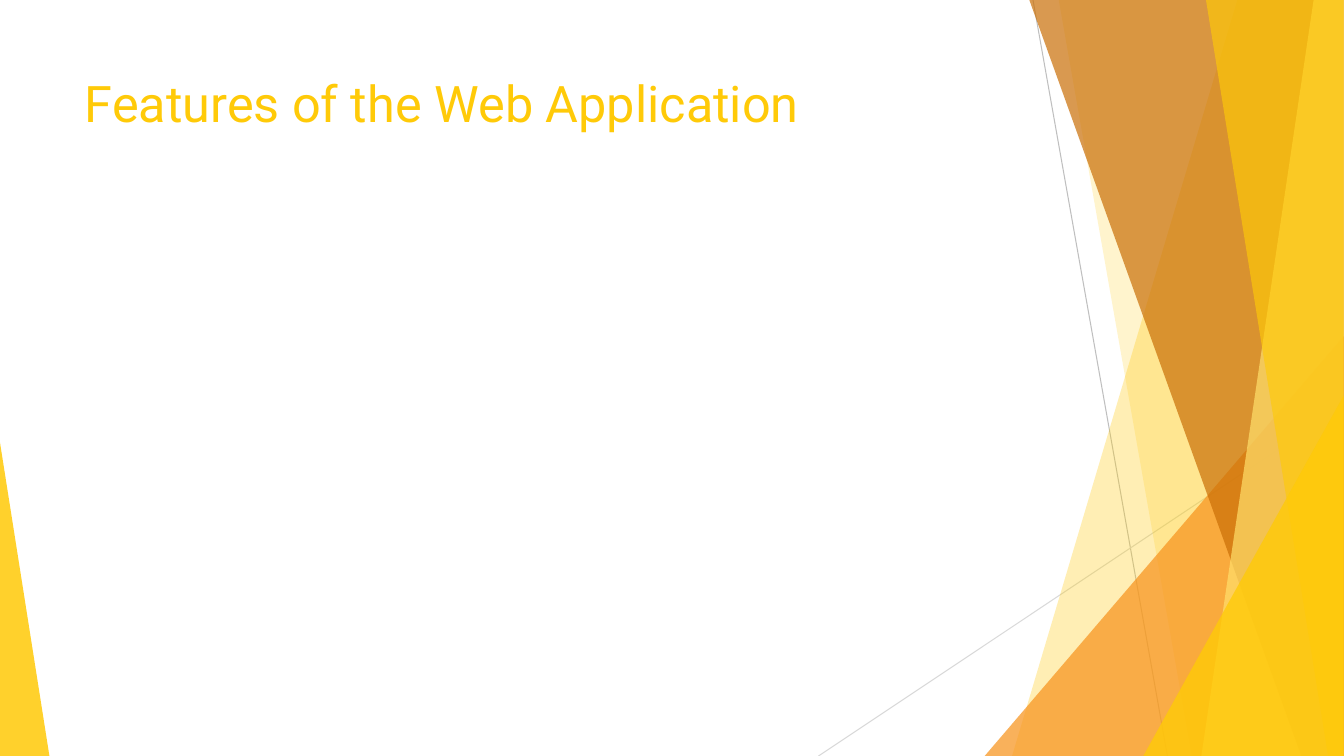
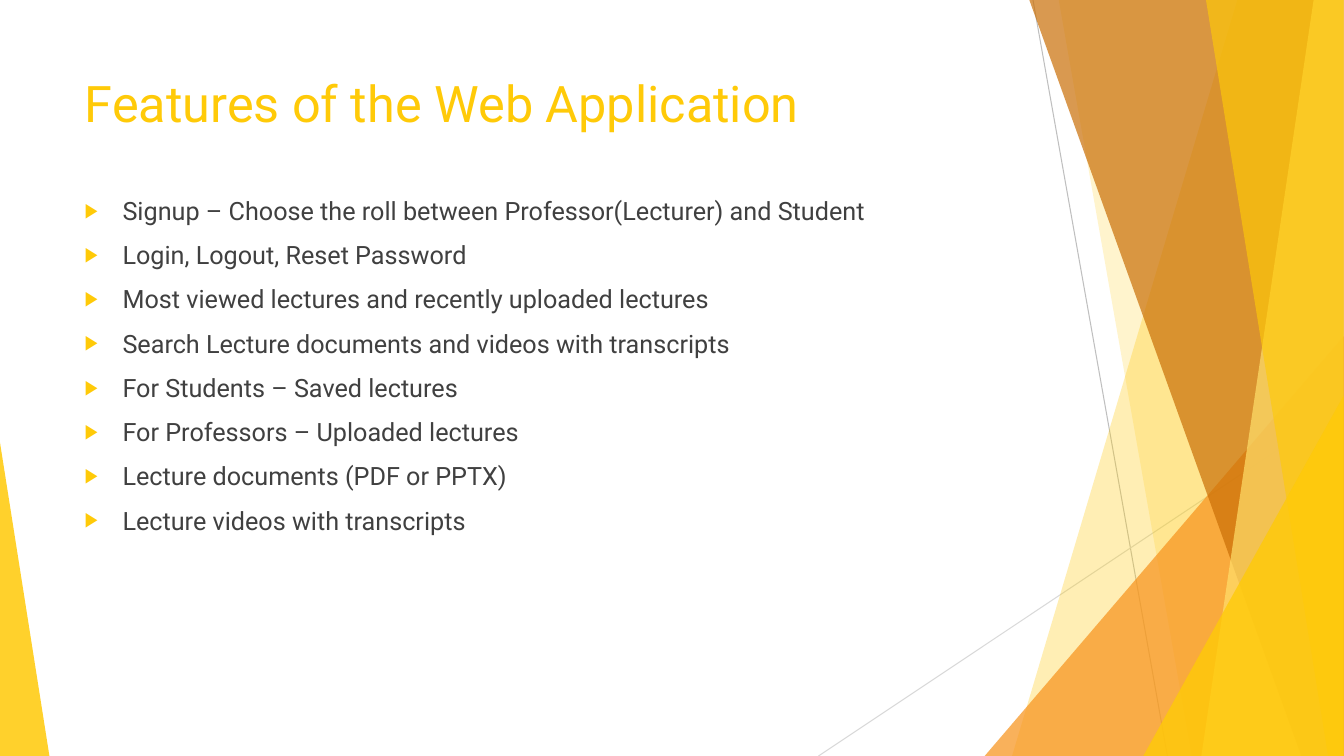
Before and after one commit to Ishitanarsiker/WAD2_GroupProject, a slide deck: slide 4 of Presentation.pptx (slide 5 before the commit). Drawn at 1344x756 pixels with LibreOffice and Linux fonts; fonts in the diff are those of the drawing. Boxes give left, top, right and bottom in pixels: in the first picture for what was removed or moved away, otherwise in the second. Text is boxed around its words. In the diff, an @@ line names an element or a change of style, - is before the commit and + after.

```diff
--- a/Presentation.pptx
+++ b/Presentation.pptx
@@ text added at box(123, 200, 865, 535), 18 pt, text #404040 @@
+▶ Signup – Choose the roll between Professor(Lecturer) and Student
+▶ Login, Logout, Reset Password
+▶ Most viewed lectures and recently uploaded lectures
+▶ Search Lecture documents and videos with transcripts
+▶ For Students – Saved lectures
+▶ For Professors – Uploaded lectures
+▶ Lecture documents (PDF or PPTX)
+▶ Lecture videos with transcripts
```
Also in this commit, not shown: 1 other slide changed.
